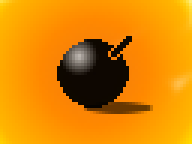
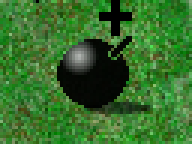
Revision of a layered 192 x 144 image; what changed, layer by layer:
painted on "bomb" over [99, 0, 132, 36]
renamed "Arrière-plan" to "000_grass.png", painted on it over [0, 0, 192, 144]
